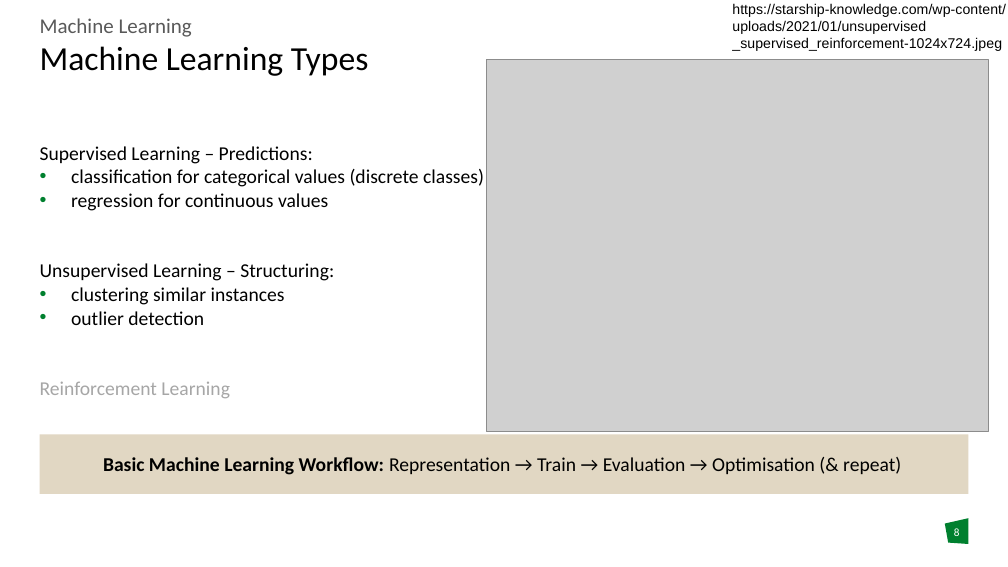
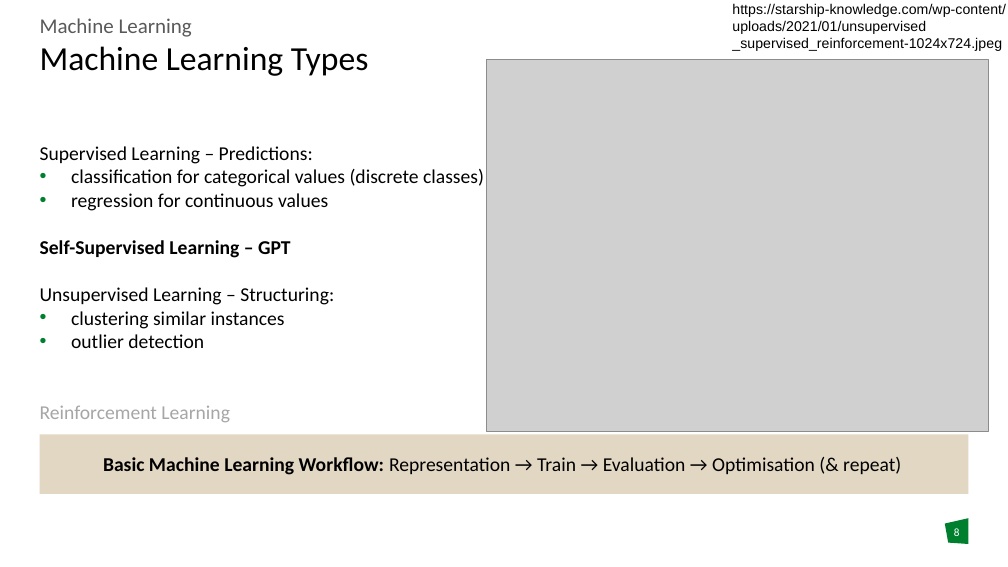
Before and after one commit to DomBBB/old-dombbb.github.io, a slide deck: slide 8 of presentation/Presentation_W11.pptx. Drawn at 1008x567 pixels with LibreOffice and Linux fonts; fonts in the diff are those of the drawing; grey boxes stand for pictures; background and template pictures are left out. Boxes give left, top, right and bottom in pixels: in the first picture for what was removed or moved away, otherwise in the second. Text is boxed around its words. In the diff, an @@ line names an element or a change of style, - is before the commit and + after.

```diff
--- a/presentation/Presentation_W11.pptx
+++ b/presentation/Presentation_W11.pptx
@@ text at bbox=[40, 240, 291, 258]: paragraph added @@
+Self-Supervised Learning – GPT
```
